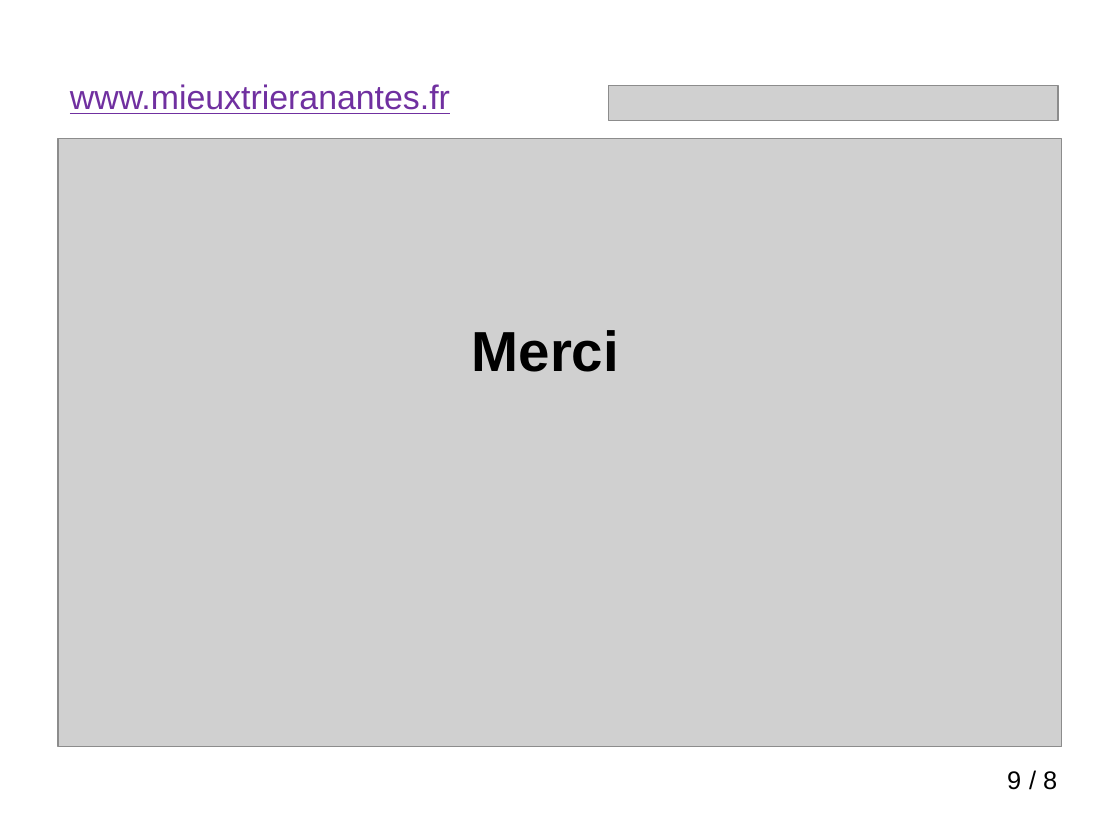
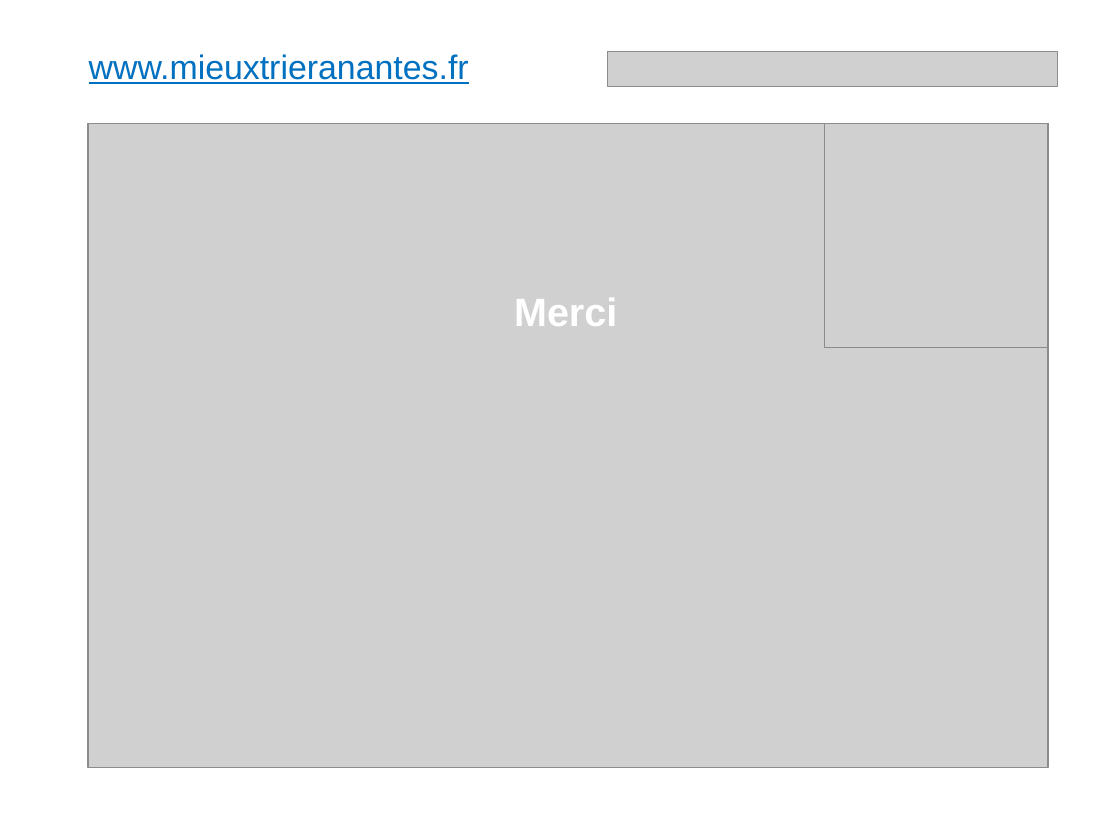
Before and after one commit to vivreanantes/VivreANantes_Complements, a slide deck: slide 9 of doc/Presentation_Mieux_Trier_A_Nantes.ppt. Drawn at 1120x840 pixels with LibreOffice and Linux fonts; fonts in the diff are those of the drawing; grey boxes stand for pictures. Boxes give left, top, right and bottom in pixels: in the first picture for what was removed or moved away, otherwise in the second. Text is boxed around its words. In the diff, an @@ line names an element or a change of style, - is before the commit and + after.

```diff
--- a/doc/Presentation_Mieux_Trier_A_Nantes.ppt
+++ b/doc/Presentation_Mieux_Trier_A_Nantes.ppt
@@ text "www.mieuxtrieranantes.fr": place and size @@
-text "www.mieuxtrieranantes.fr" at [70, 84, 450, 114]
+text "www.mieuxtrieranantes.fr" at [89, 54, 469, 84]
@@ text "www.mieuxtrieranantes.fr" at [89, 54, 469, 84]: text colour #7030A0 to #0070C0 @@
@@ picture: place and size @@
-picture at [609, 86, 1058, 121]
+picture at [608, 52, 1057, 86]
@@ picture: place and size @@
-picture at [58, 139, 1062, 747]
+picture at [88, 123, 1049, 767]
@@ picture added at [824, 124, 1049, 348] @@
@@ text "Merci": place and size @@
-text "Merci" at [472, 330, 619, 372]
+text "Merci" at [514, 298, 617, 326]
@@ text "Merci" at [514, 298, 617, 326]: size 40 to 28 pt, text colour #000000 to #FFFFFF; alignment left to centre @@
@@ page number removed at [1007, 771, 1021, 790] @@
-9
@@ text removed at [1043, 771, 1057, 790] @@
-/ 8
```
Also in this commit, not shown: 7 other slides changed, 1 slide added, 1 slide removed, 34 other files.
